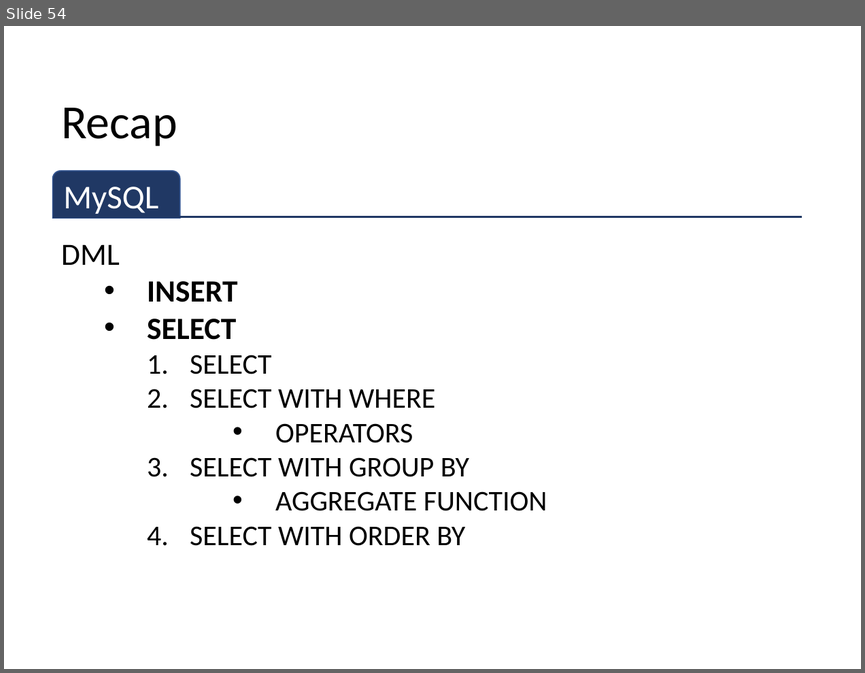
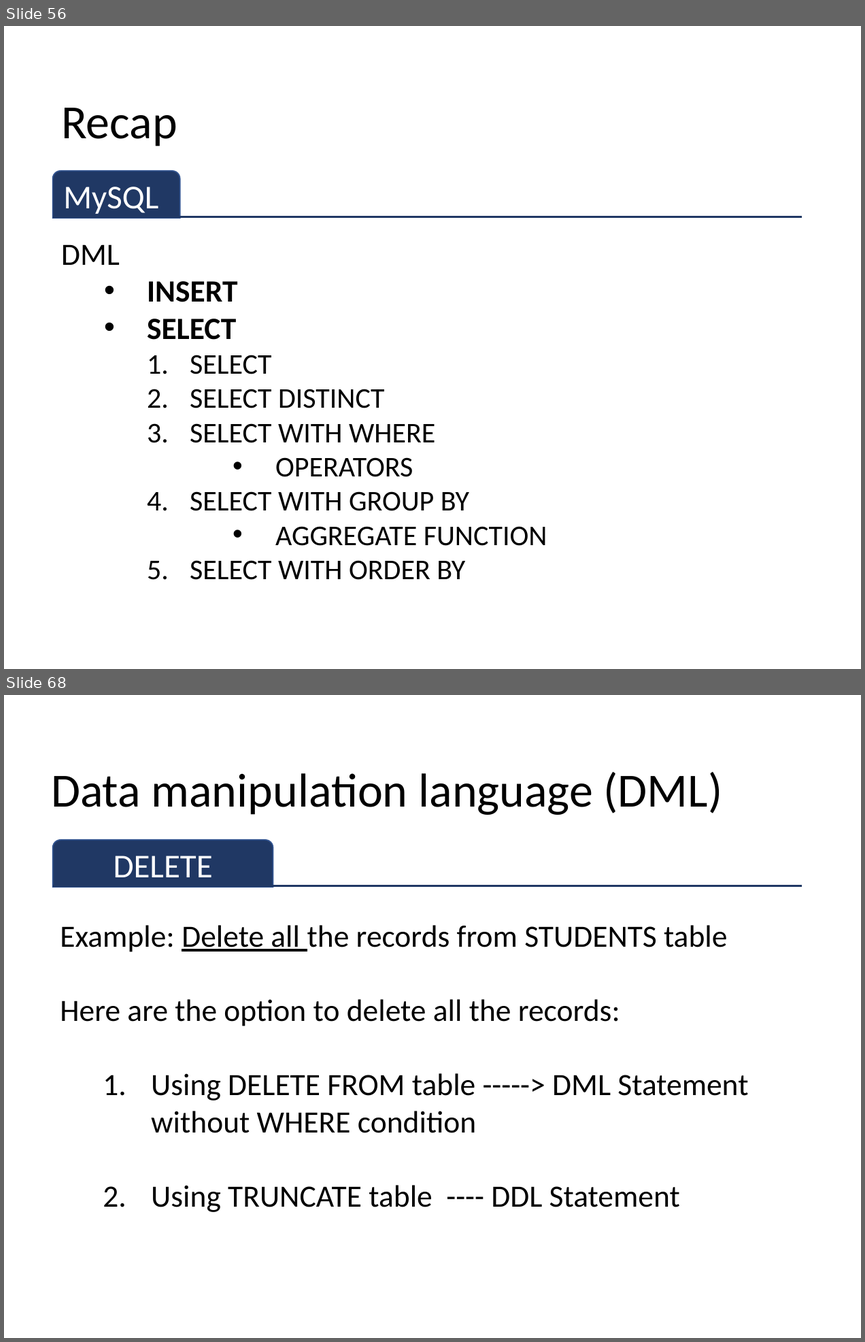
Before and after one commit to sitmbadept/sitmbadept.github.io, a slide deck: 2023/UNIT_2/WIP/UNIT-2-PART-1.pptx. Shown one above the other, each under a label of ours: slide 54 before the commit, slides 56 and 68 after it; the slides between them are not shown. The pictures are 865x673 and 865x1342 pixels, drawn with LibreOffice and Linux fonts; fonts in the diff are those of the drawing. Boxes give left, top, right and bottom in pixels: in the first picture for what was removed or moved away, otherwise in the second. Text is boxed around its words. In the diff, an @@ line names an element or a change of style, - is before the commit and + after.

```diff
--- a/2023/UNIT_2/WIP/UNIT-2-PART-1.pptx
+++ b/2023/UNIT_2/WIP/UNIT-2-PART-1.pptx
@@ slide 68 added at (4,695,861,1338), background #FFFFFF @@
@@ title added at (51,772,723,815), 40 pt, text #000000 @@
+Data manipulation language (DML)
@@ round same rect added at (53,840,273,887), fill #203864, outline #325491 1 pt, 28 pt, text #FFFFFF @@
+DELETE
@@ line added from (53, 886) to (802, 886), #203864 1.5 pt @@
@@ text added at (60,925,748,1212), 26 pt, text #000000 @@
+Example: Delete all the records from STUDENTS table
+Here are the option to delete all the records:
+  1. Using DELETE FROM table -----> DML Statement without WHERE condition
+  2. Using TRUNCATE table ---- DDL Statement
@@ what was slide 54 is now slide 56 @@
@@ slide 56 changed as well @@
@@ text at (190,388,384,408): paragraph added @@
+    2. SELECT DISTINCT
```
Also in this commit, not shown: 2 other slides changed, 39 other slides added.
